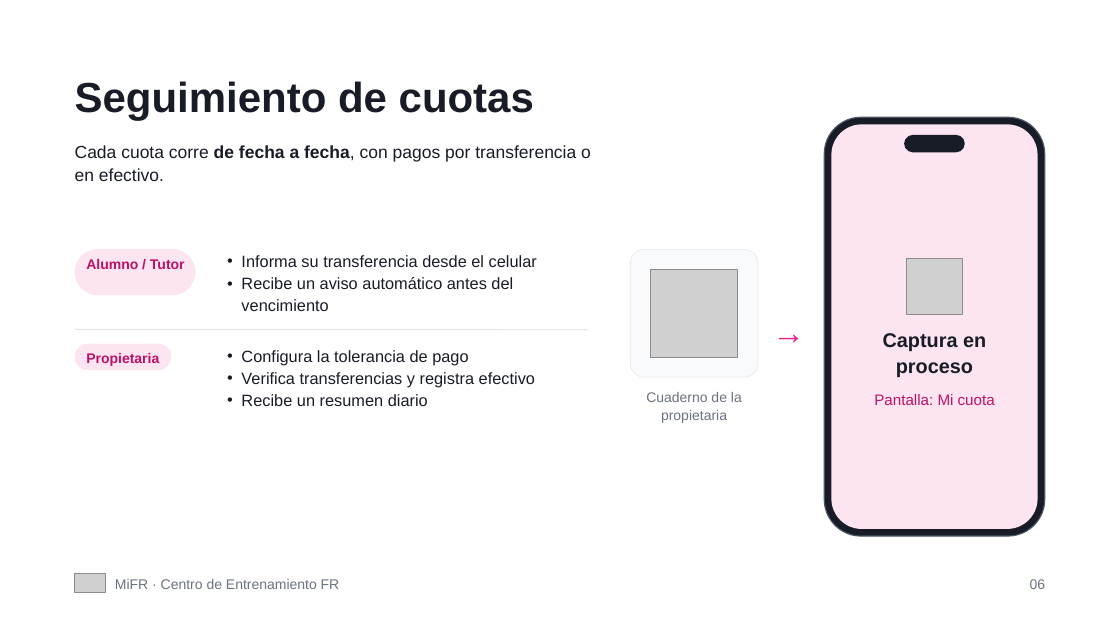
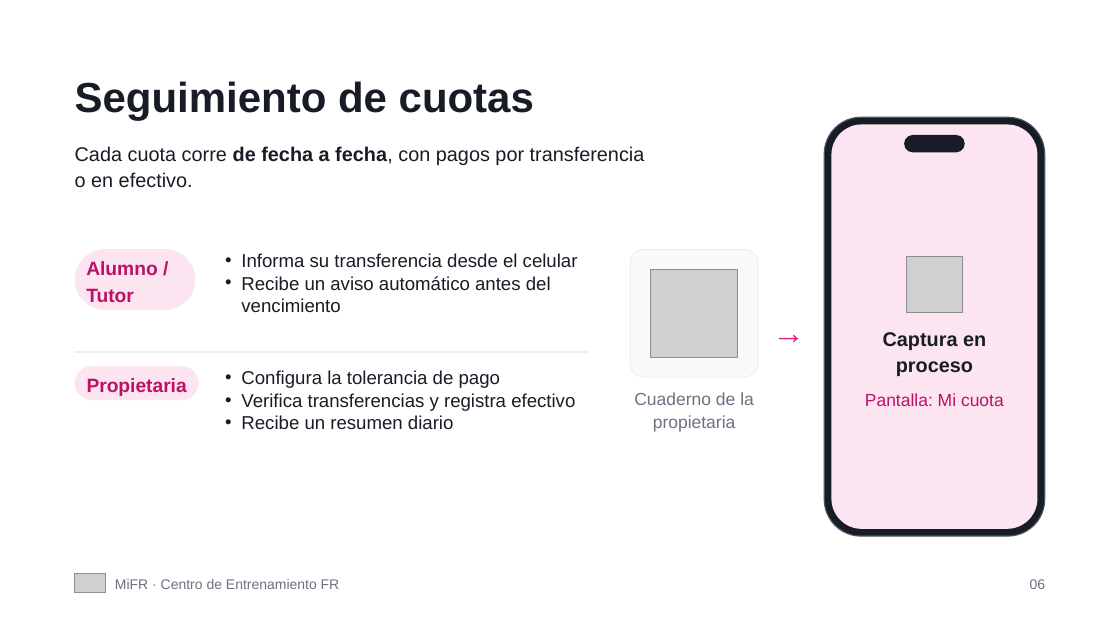
Before and after one commit to centro-fr/MiFR, a slide deck: slide 7 of presentacion/MiFR · Centro de Entrenamiento FR.pptx. Drawn at 1120x630 pixels with LibreOffice and Linux fonts; fonts in the diff are those of the drawing; grey boxes stand for pictures. Boxes give left, top, right and bottom in pixels: in the first picture for what was removed or moved away, otherwise in the second. Text is boxed around its words. In the diff, an @@ line names an element or a change of style, - is before the commit and + after.

```diff
--- a/presentacion/MiFR · Centro de Entrenamiento FR.pptx
+++ b/presentacion/MiFR · Centro de Entrenamiento FR.pptx
@@ text "Cada cuota corre de fecha ..." at <box>75,146,645,188</box>: size 15 to 17 pt; line spacing 19.5pt to 22.1pt @@
@@ freeform shape "Alumno / Tutor": place and size @@
-freeform shape "Alumno / Tutor" at <box>75,250,196,296</box>
+freeform shape "Alumno / Tutor" at <box>75,250,196,310</box>
@@ freeform shape "Alumno / Tutor" at <box>75,250,196,310</box>: size 12 to 16.5 pt; line spacing 16.8pt to 23.1pt @@
@@ text "Informa su transferencia desde el ..." at <box>241,253,578,312</box>: size 14 to 16 pt; indent changed; line spacing 18.9pt to 19.2pt @@
@@ line moved from (75, 329) - (588, 329) to (75, 352) - (588, 352) @@
@@ freeform shape "Propietaria" at <box>75,366,199,400</box>: size 12 to 16.5 pt; line spacing 16.8pt to 23.1pt @@
@@ freeform shape "Propietaria": place and size @@
-freeform shape "Propietaria" at <box>75,344,171,371</box>
+freeform shape "Propietaria" at <box>75,366,199,400</box>
@@ text "Configura la tolerancia de pago" at <box>241,370,575,429</box>: size 14 to 16 pt; indent changed; line spacing 18.9pt to 19.2pt @@
@@ text "Configura la tolerancia de pago": place and size @@
-text "Configura la tolerancia de pago" at <box>241,350,535,406</box>
+text "Configura la tolerancia de pago" at <box>241,370,575,429</box>
@@ text "Cuaderno de la propietaria" at <box>634,392,754,432</box>: size 12 to 15 pt; line spacing 15.6pt to 19.5pt @@
@@ text "Pantalla: Mi cuota": place and size @@
-text "Pantalla: Mi cuota" at <box>874,394,995,405</box>
+text "Pantalla: Mi cuota" at <box>865,393,1004,406</box>
@@ text "Pantalla: Mi cuota" at <box>865,393,1004,406</box>: size 13 to 15 pt; line spacing 16.9pt to 19.5pt @@
```
Also in this commit, not shown: 12 other slides changed, 1 slide added.
